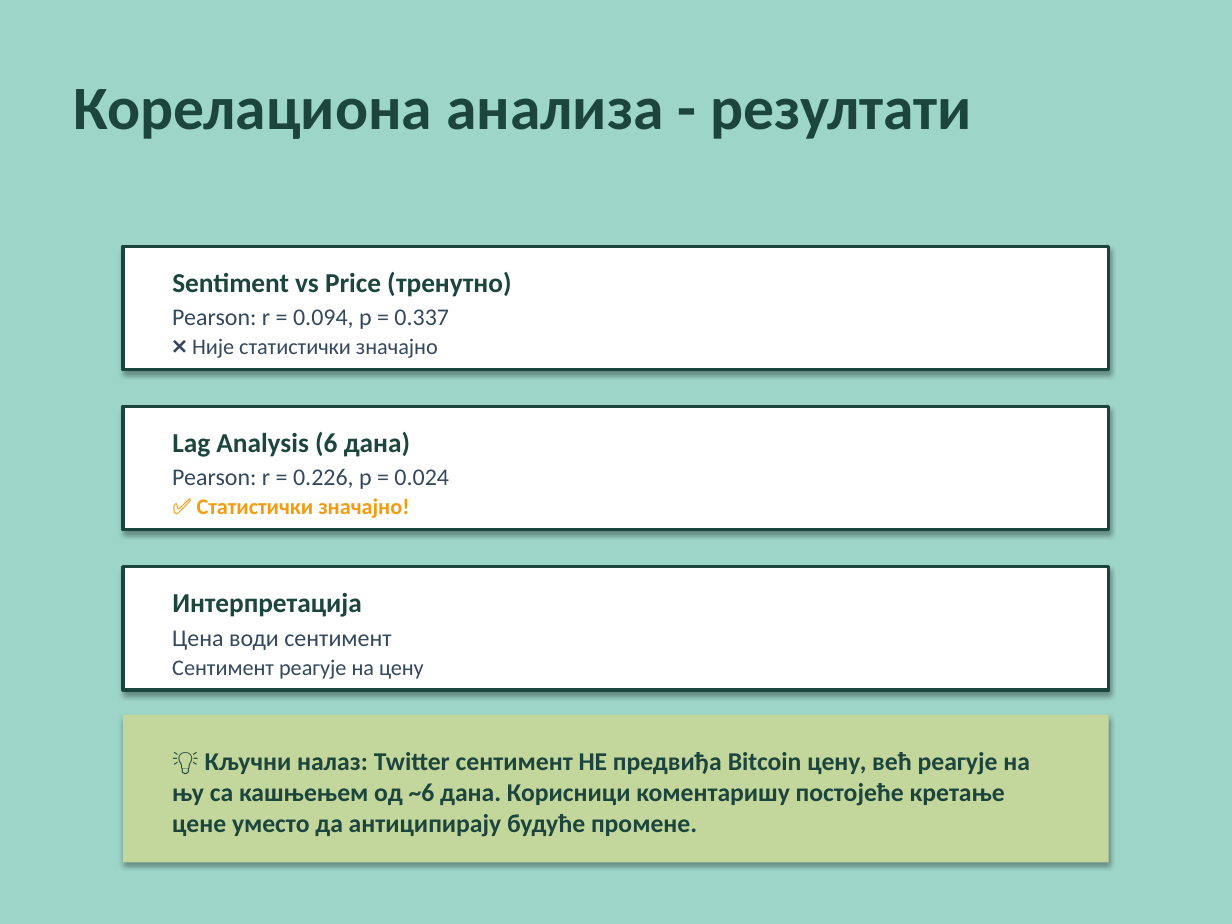
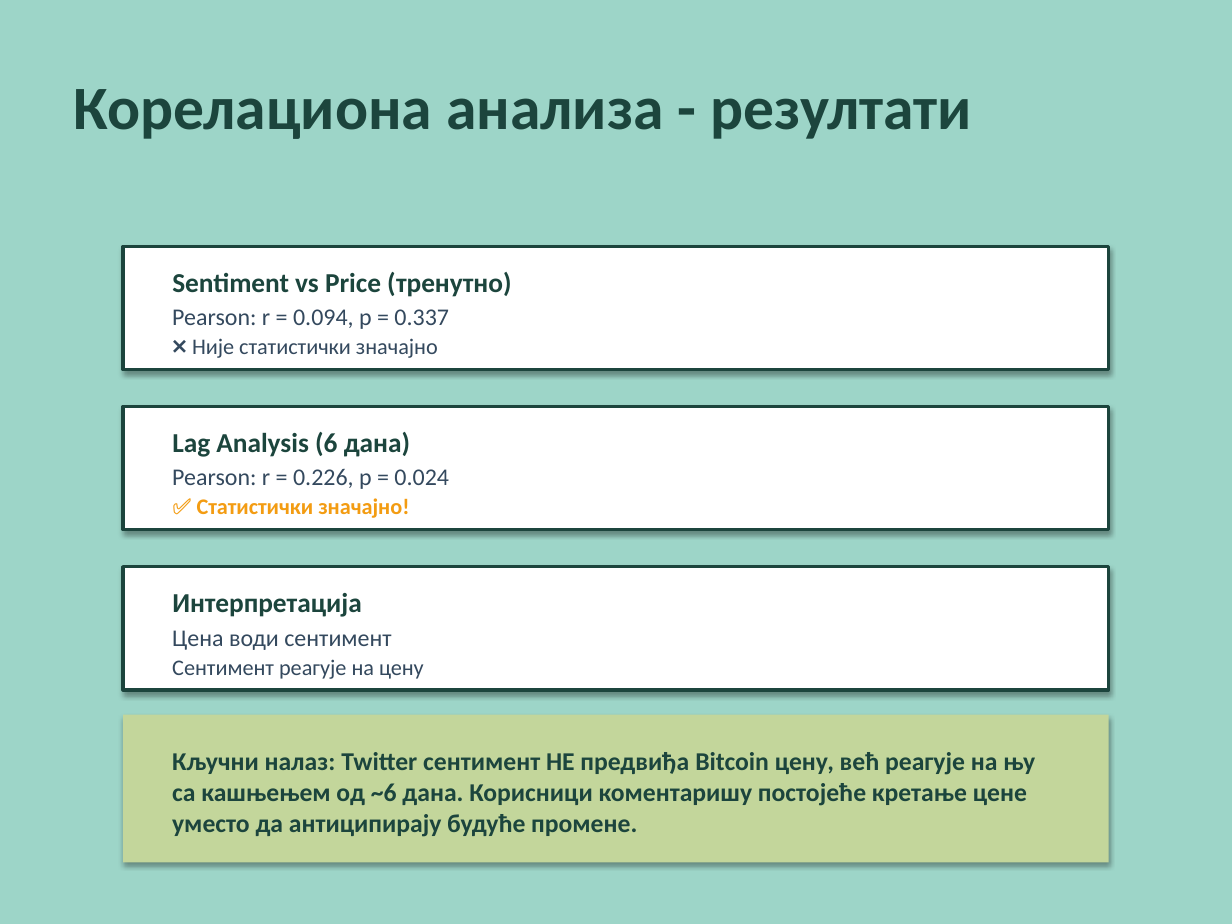
Before and after one commit to borisletic/diplomski, a slide deck: slide 12 of Prezentacija_Diplomski_Boris_Letic_RA_207_2021.pptx. Drawn at 1232x924 pixels with LibreOffice and Linux fonts; fonts in the diff are those of the drawing. Boxes give left, top, right and bottom in pixels: in the first picture for what was removed or moved away, otherwise in the second. Text is boxed around its words. In the diff, an @@ line names an element or a change of style, - is before the commit and + after.

```diff
--- a/Prezentacija_Diplomski_Boris_Letic_RA_207_2021.pptx
+++ b/Prezentacija_Diplomski_Boris_Letic_RA_207_2021.pptx
@@ text at box(172, 752, 1035, 837): text changed @@
-💡 Кључни налаз: Twitter сентимент НЕ предвиђа Bitcoin цену, већ реагује на њу са кашњењем од ~6 дана. Корисници коментаришу постојеће кретање цене уместо да антиципирају будуће промене.
+Кључни налаз: Twitter сентимент НЕ предвиђа Bitcoin цену, већ реагује на њу са кашњењем од ~6 дана. Корисници коментаришу постојеће кретање цене уместо да антиципирају будуће промене.
```
Also in this commit, not shown: 3 other slides changed.
